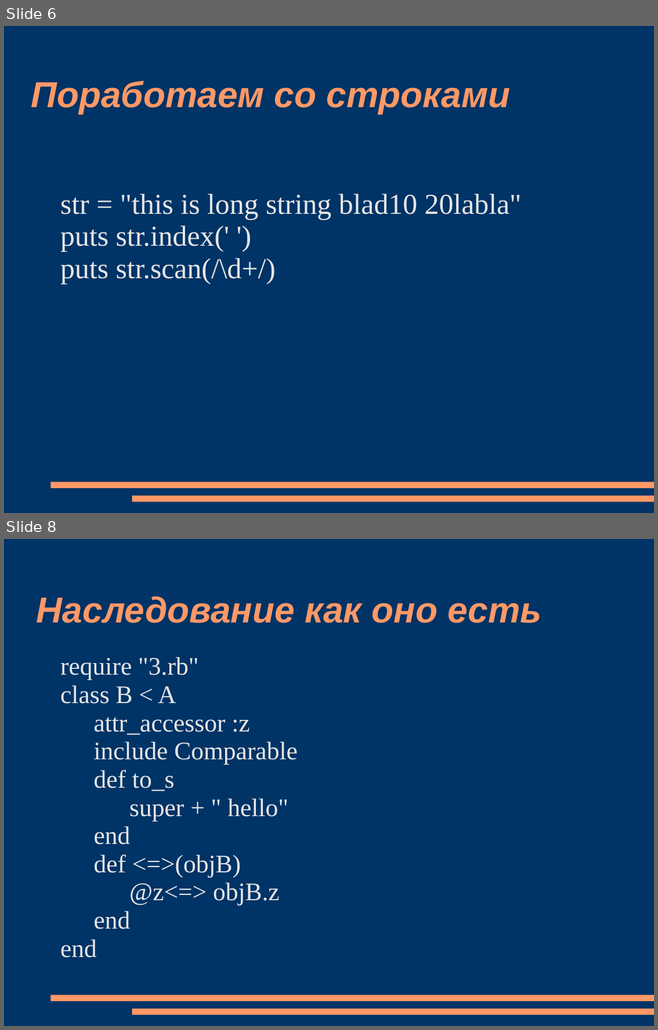
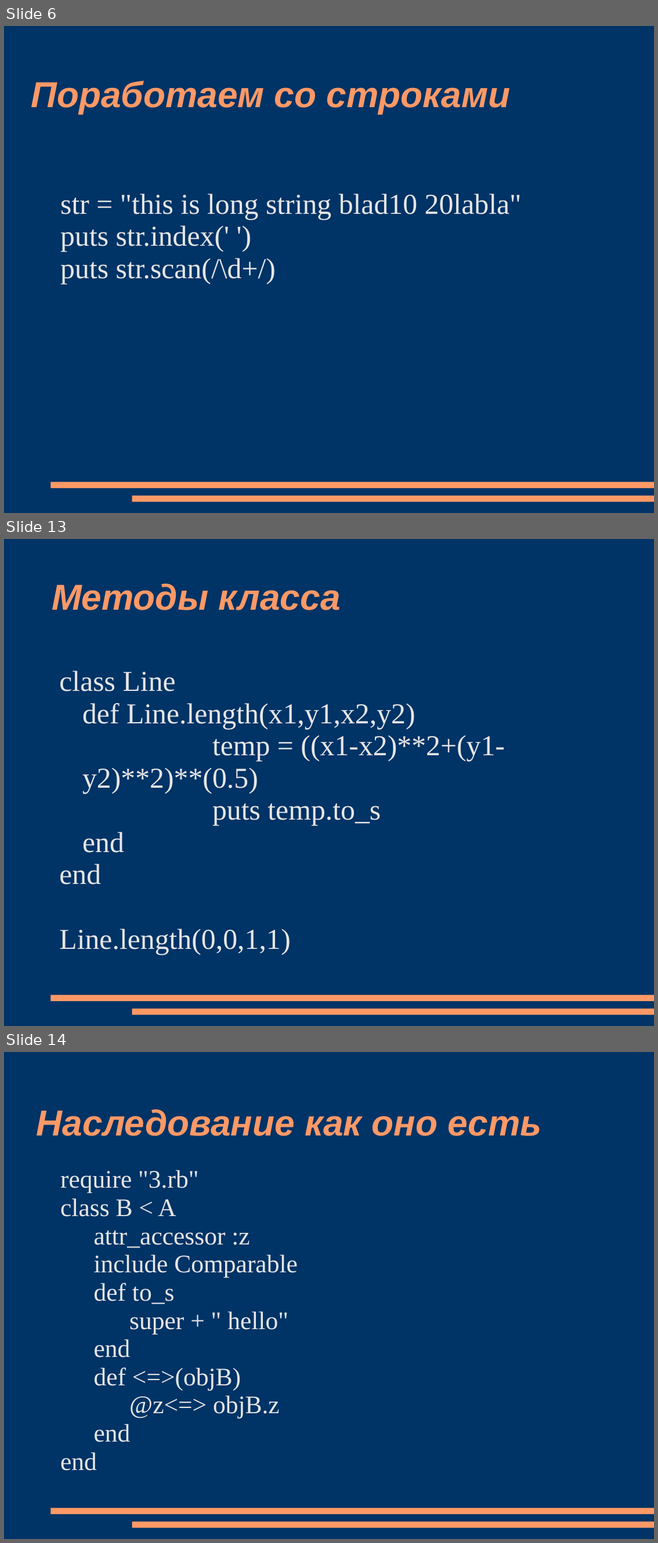
Before and after one commit to sidorovis/restudy, a slide deck: _ООПИС/Lection/ruby.ppt. Shown one above the other, each under a label of ours: slides 6 and 8 before the commit, slides 6, 13 and 14 after it; the slides between them are not shown. The pictures are 658x1030 and 658x1543 pixels, drawn with LibreOffice and Linux fonts; fonts in the diff are those of the drawing. Boxes give left, top, right and bottom in pixels: in the first picture for what was removed or moved away, otherwise in the second. Text is boxed around its words. In the diff, an @@ line names an element or a change of style, - is before the commit and + after.

```diff
--- a/_ООПИС/Lection/ruby.ppt
+++ b/_ООПИС/Lection/ruby.ppt
@@ slide 13 added at (4,539,654,1026), background #003366; not listed: 2 template elements that a slide beside it also shows @@
@@ title added at (52,584,340,610), 40 pt, text #FF9966, bold, italic @@
+Методы класса
@@ text added at (59,671,505,955), 32 pt, text #E6E6E6 @@
+class Line
+def Line.length(x1,y1,x2,y2)
+temp = ((x1-x2)**2+(y1-y2)**2)**(0.5)
+puts temp.to_s
+end
+end
+Line.length(0,0,1,1)
@@ what was slide 8 is now slide 14 @@
```
Also in this commit, not shown: 3 slides changed, 8 other slides added, 1 slide removed, 1 other file.
